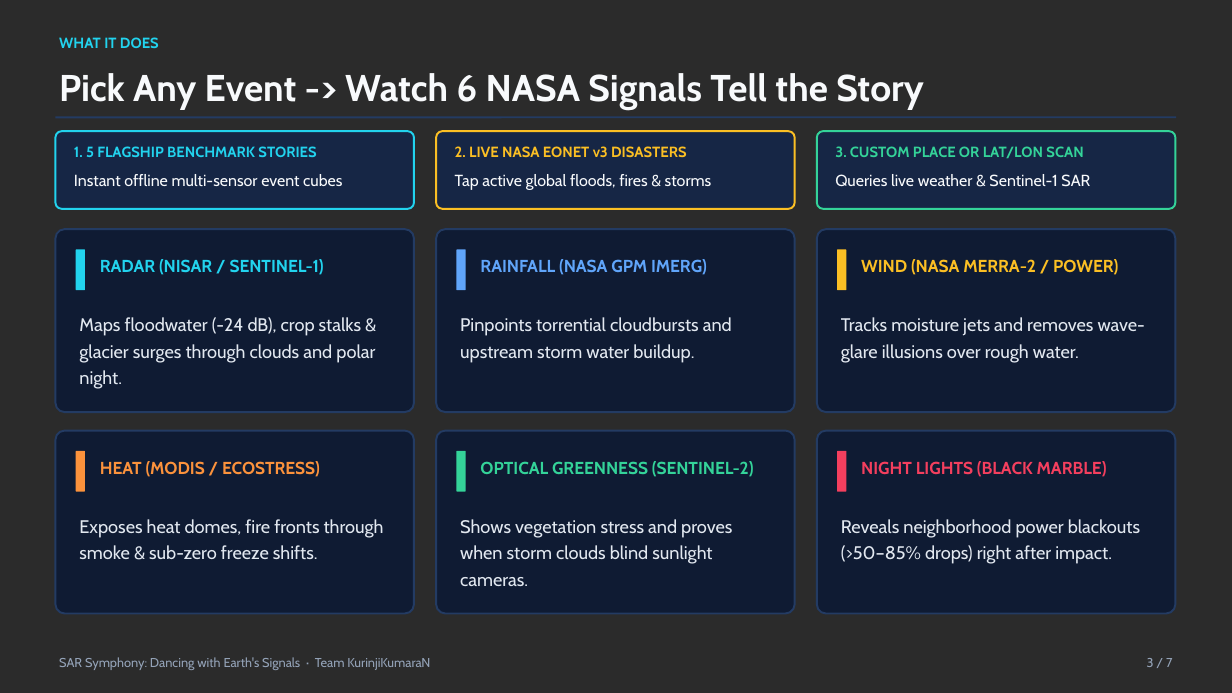
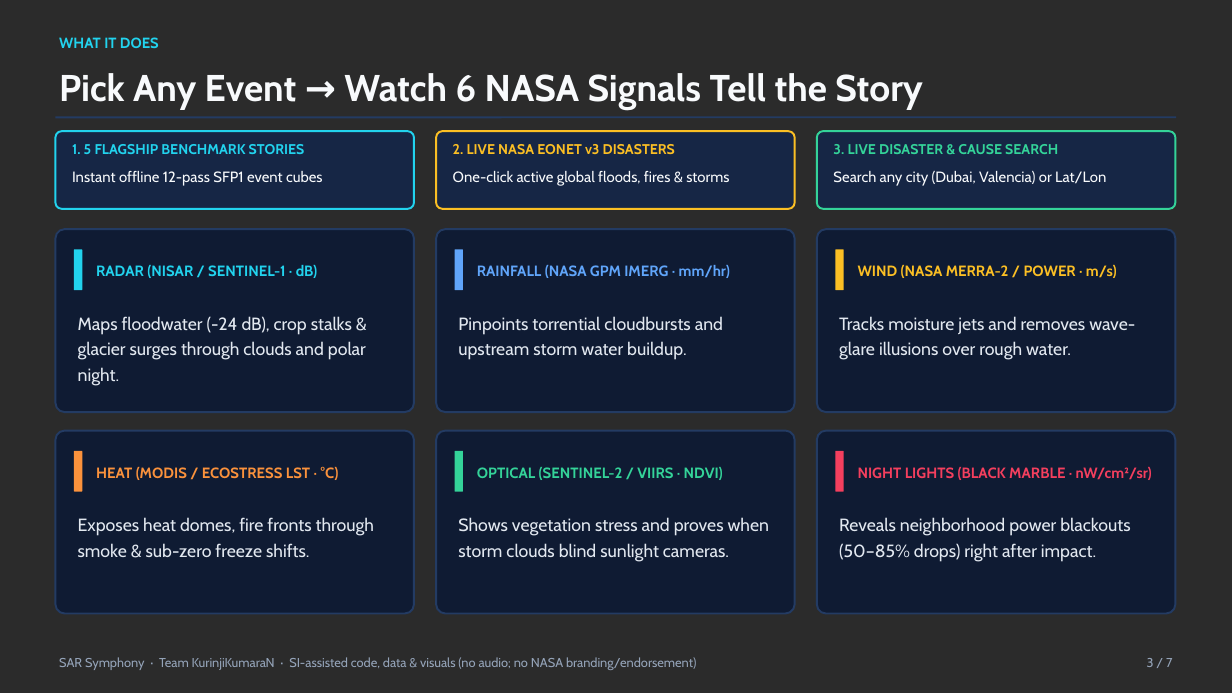
Before and after one commit to relatively-simple/SAR-Symphony, a slide deck: slide 3 of pitch/SAR_Symphony_Dancing_With_The_SARs_Pitch.pptx. Drawn at 1232x693 pixels with LibreOffice and Linux fonts; fonts in the diff are those of the drawing; background and template pictures are left out; a plain dark background stands for a picture behind light text. Boxes give left, top, right and bottom in pixels: in the first picture for what was removed or moved away, otherwise in the second. Text is boxed around its words. In the diff, an @@ line names an element or a change of style, - is before the commit and + after.

Commit message:
Add NASA Space Apps SI compliance watermarks, metadata disclosures, and optimize studio

```diff
--- a/pitch/SAR_Symphony_Dancing_With_The_SARs_Pitch.pptx
+++ b/pitch/SAR_Symphony_Dancing_With_The_SARs_Pitch.pptx
@@ text at (59, 73, 923, 110): text changed @@
-Pick Any Event -> Watch 6 NASA Signals Tell the Story
+Pick Any Event → Watch 6 NASA Signals Tell the Story
@@ text "1. 5 FLAGSHIP BENCHMARK STORIES" at (72, 144, 305, 154): size 11.5 to 11 pt @@
@@ text "2. LIVE NASA EONET v3 ..." at (453, 144, 675, 154): size 11.5 to 11 pt @@
@@ text at (833, 144, 1058, 154): text changed; size 11.5 to 11 pt @@
-3. CUSTOM PLACE OR LAT/LON SCAN
+3. LIVE DISASTER & CAUSE SEARCH
@@ text at (72, 171, 323, 186): text changed; size 12.5 to 11.6 pt @@
-Instant offline multi-sensor event cubes
+Instant offline 12-pass SFP1 event cubes
@@ text at (453, 171, 729, 186): text changed; size 12.5 to 11.6 pt @@
-Tap active global floods, fires & storms
+One-click active global floods, fires & storms
@@ text at (833, 171, 1106, 186): text changed; size 12.5 to 11.6 pt @@
-Queries live weather & Sentinel-1 SAR
+Search any city (Dubai, Valencia) or Lat/Lon
@@ text at (96, 265, 317, 278): text changed; size 13.5 to 11.6 pt @@
-RADAR (NISAR / SENTINEL-1)
+RADAR (NISAR / SENTINEL-1 · dB)
@@ text at (477, 265, 730, 278): text changed; size 13.5 to 11.6 pt @@
-RAINFALL (NASA GPM IMERG)
+RAINFALL (NASA GPM IMERG · mm/hr)
@@ text at (858, 265, 1117, 278): text changed; size 13.5 to 11.6 pt @@
-WIND (NASA MERRA-2 / POWER)
+WIND (NASA MERRA-2 / POWER · m/s)
@@ text at (96, 466, 338, 480): text changed; size 13.5 to 11.6 pt @@
-HEAT (MODIS / ECOSTRESS)
+HEAT (MODIS / ECOSTRESS LST · °C)
@@ vertical alignment top to middle in 6 elements at (96, 265, 317, 278), (858, 265, 1117, 278), (477, 265, 730, 278), (96, 466, 338, 480), (858, 467, 1152, 480), (477, 467, 723, 480) @@
@@ text at (477, 467, 723, 480): text changed; size 13.5 to 11.6 pt @@
-OPTICAL GREENNESS (SENTINEL-2)
+OPTICAL (SENTINEL-2 / VIIRS · NDVI)
@@ text at (858, 467, 1152, 480): text changed; size 13.5 to 11.6 pt @@
-NIGHT LIGHTS (BLACK MARBLE)
+NIGHT LIGHTS (BLACK MARBLE · nW/cm²/sr)
@@ size 14.2 to 13.8 pt; line spacing 1.22 to 1.2 in 5 elements at (78, 316, 366, 386), (458, 316, 723, 360), (839, 316, 1135, 360), (78, 517, 374, 557), (458, 517, 769, 562) @@
@@ text at (839, 517, 1130, 562): text changed; size 14.2 to 13.8 pt @@
-Reveals neighborhood power blackouts (>50–85% drops) right after impact.
+Reveals neighborhood power blackouts (50–85% drops) right after impact.
@@ text at (59, 657, 696, 670): text changed @@
-SAR Symphony: Dancing with Earth's Signals · Team KurinjiKumaraN
+SAR Symphony · Team KurinjiKumaraN · SI-assisted code, data & visuals (no audio; no NASA branding/endorsement)
```
Also in this commit, not shown: 5 other slides changed, 1 slide added, 1 slide removed, 42 other files.
